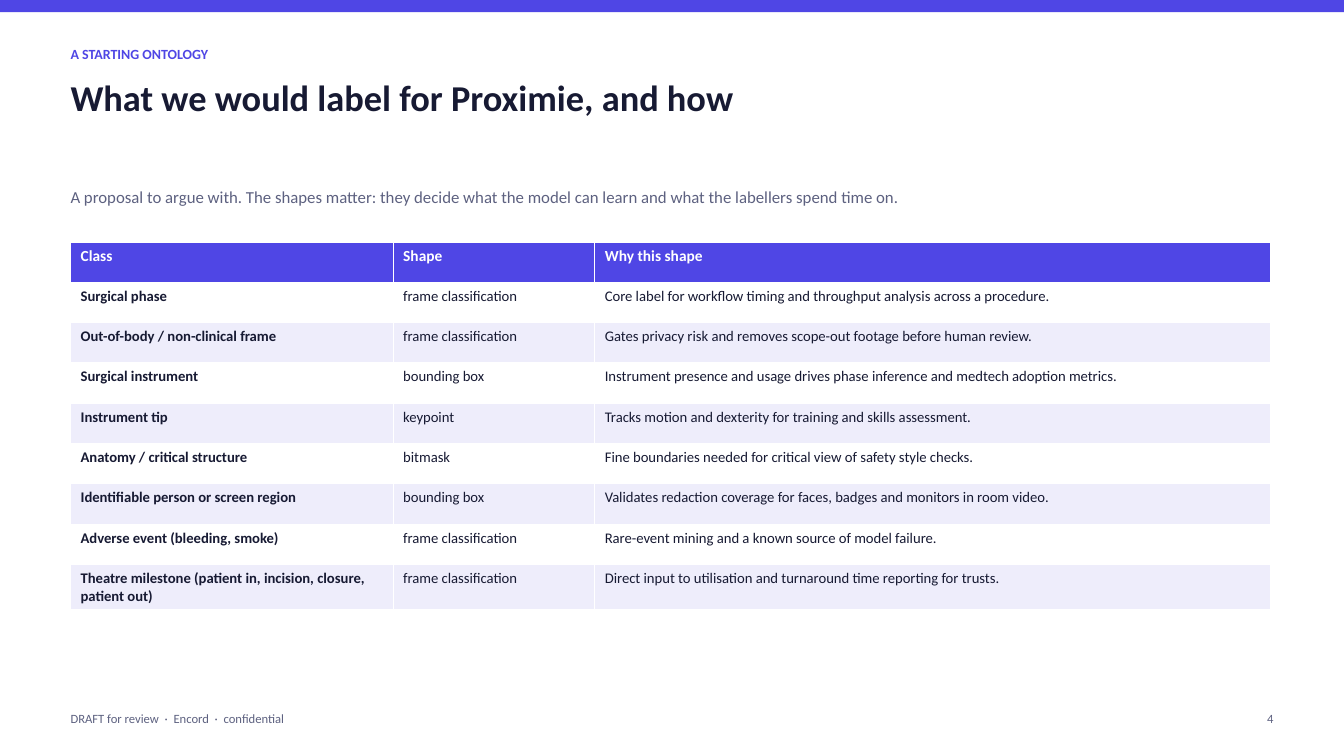
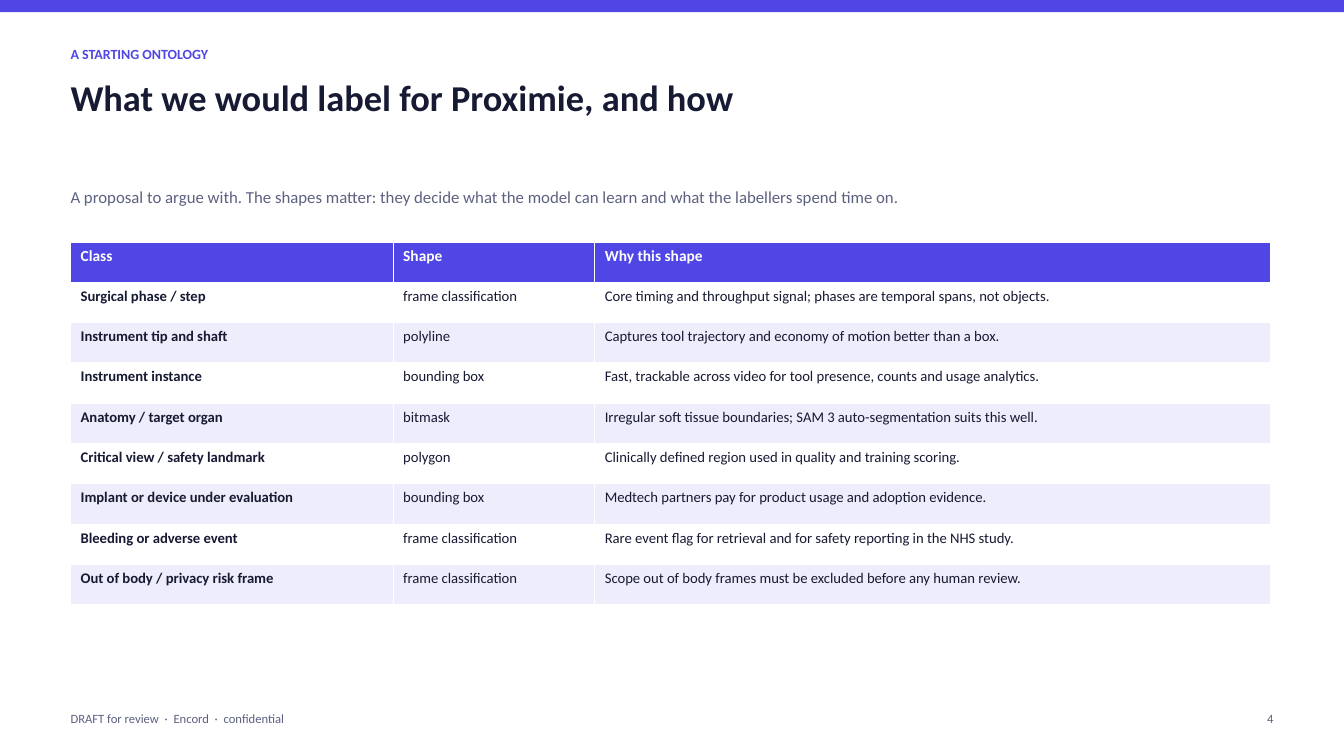
Before and after one commit to qaisak/signal-desk, a slide deck: slide 4 of docs/briefs/proximie.pptx. Drawn at 1344x756 pixels with LibreOffice and Linux fonts; fonts in the diff are those of the drawing. Boxes give left, top, right and bottom in pixels: in the first picture for what was removed or moved away, otherwise in the second. Text is boxed around its words. In the diff, an @@ line names an element or a change of style, - is before the commit and + after.

```diff
--- a/docs/briefs/proximie.pptx
+++ b/docs/briefs/proximie.pptx
@@ table at (x1=71, y1=242, x2=1270, y2=605) @@
-row 2, column 1: Surgical phase
+row 2, column 1: Surgical phase / step
-row 2, column 3: Core label for workflow timing and throughput analysis across a procedure.
+row 2, column 3: Core timing and throughput signal; phases are temporal spans, not objects.
-row 3: Out-of-body / non-clinical frame | frame classification | Gates privacy risk and removes scope-out footage before human review.
+row 3: Instrument tip and shaft | polyline | Captures tool trajectory and economy of motion better than a box.
-row 4, column 1: Surgical instrument
+row 4, column 1: Instrument instance
-row 4, column 3: Instrument presence and usage drives phase inference and medtech adoption metrics.
+row 4, column 3: Fast, trackable across video for tool presence, counts and usage analytics.
-row 5: Instrument tip | keypoint | Tracks motion and dexterity for training and skills assessment.
+row 5: Anatomy / target organ | bitmask | Irregular soft tissue boundaries; SAM 3 auto-segmentation suits this well.
-row 6: Anatomy / critical structure | bitmask | Fine boundaries needed for critical view of safety style checks.
+row 6: Critical view / safety landmark | polygon | Clinically defined region used in quality and training scoring.
-row 7, column 1: Identifiable person or screen region
+row 7, column 1: Implant or device under evaluation
-row 7, column 3: Validates redaction coverage for faces, badges and monitors in room video.
+row 7, column 3: Medtech partners pay for product usage and adoption evidence.
-row 8, column 1: Adverse event (bleeding, smoke)
+row 8, column 1: Bleeding or adverse event
-row 8, column 3: Rare-event mining and a known source of model failure.
+row 8, column 3: Rare event flag for retrieval and for safety reporting in the NHS study.
-row 9, column 1: Theatre milestone (patient in, incision, closure, patient out)
+row 9, column 1: Out of body / privacy risk frame
-row 9, column 3: Direct input to utilisation and turnaround time reporting for trusts.
+row 9, column 3: Scope out of body frames must be excluded before any human review.
```
Also in this commit, not shown: 6 other slides changed, 9 other files.
